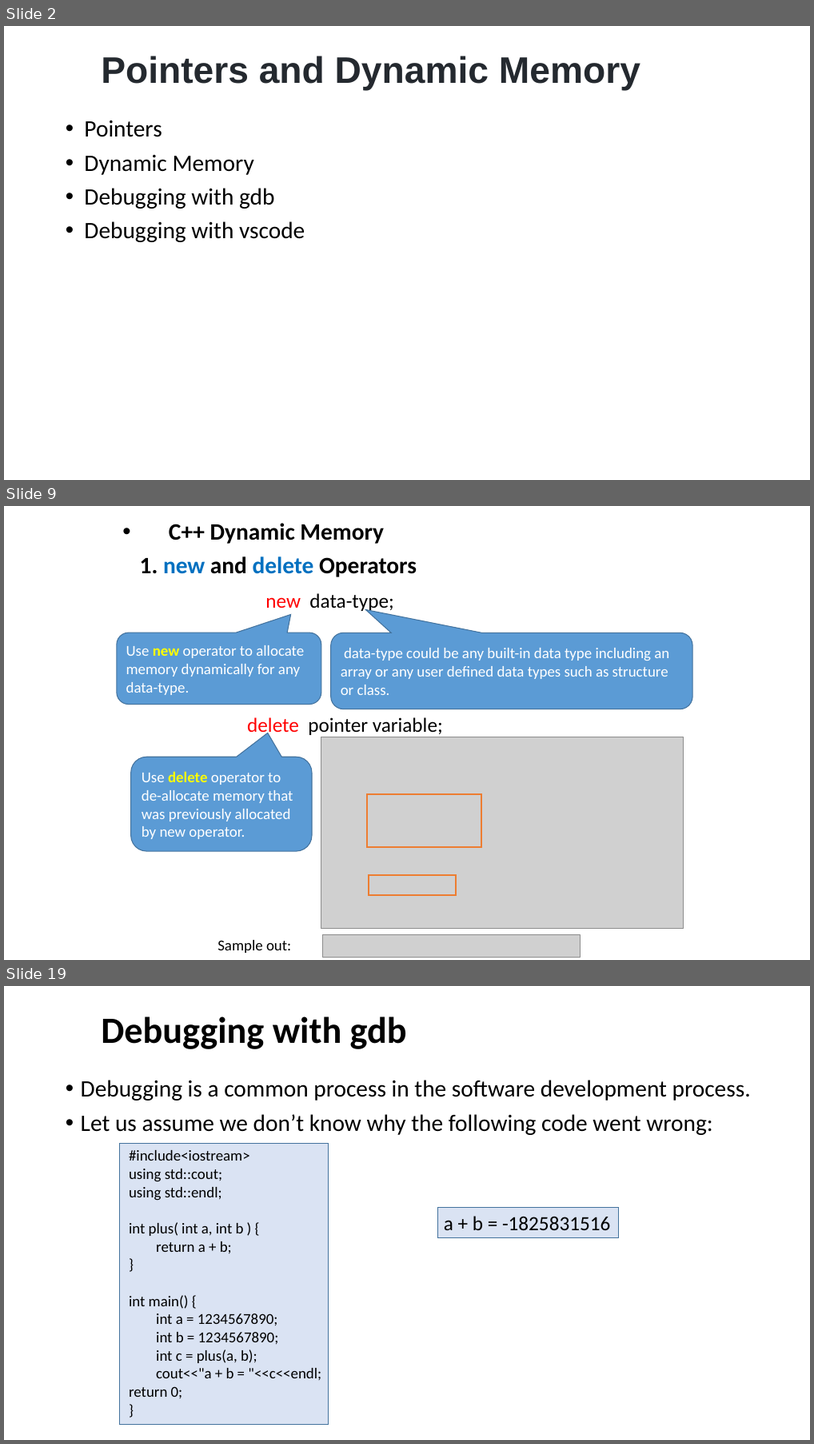
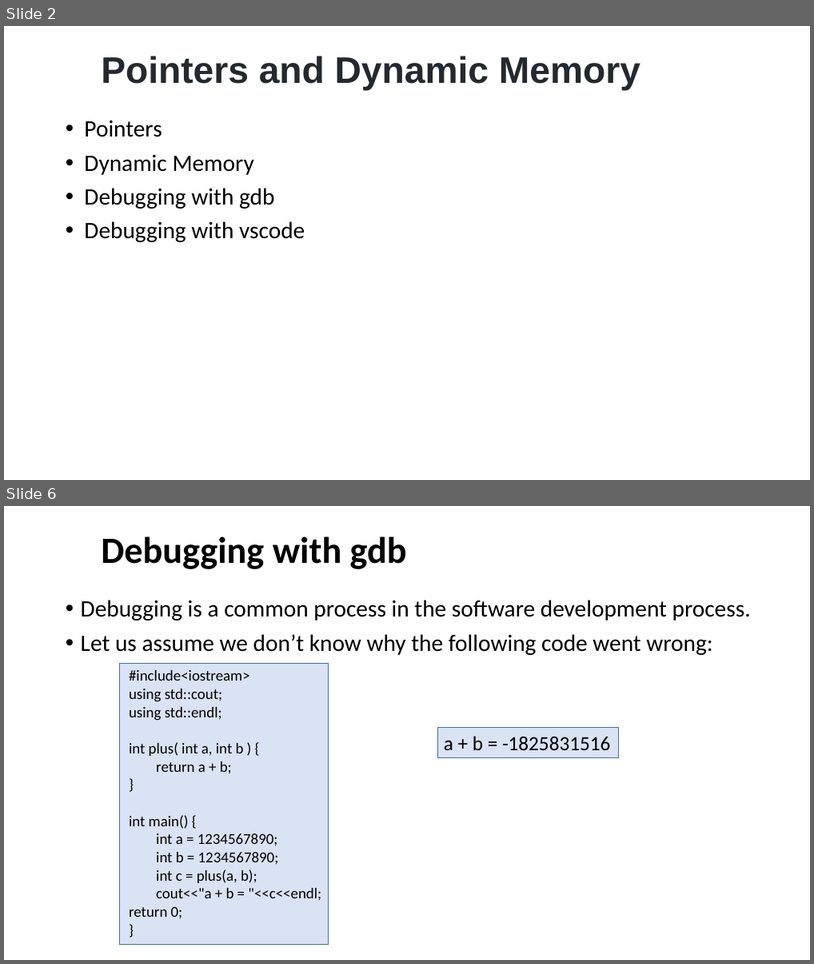
Before and after one commit to dayekuaipao/CPPLearning, a slide deck: week05/Lab05.pptx. Shown one above the other, each under a label of ours: slides 2, 9 and 19 before the commit, slides 2 and 6 after it; the slides between them are not shown. The pictures are 814x1444 and 814x964 pixels, drawn with LibreOffice and Linux fonts; fonts in the diff are those of the drawing; grey boxes stand for pictures; background and template pictures are left out. Boxes give left, top, right and bottom in pixels: in the first picture for what was removed or moved away, otherwise in the second. Text is boxed around its words. In the diff, an @@ line names an element or a change of style, - is before the commit and + after.

```diff
--- a/week05/Lab05.pptx
+++ b/week05/Lab05.pptx
@@ slide 9 removed at <box>4,506,810,960</box>, background #FFFFFF @@
@@ text removed at <box>169,523,384,544</box> @@
-• C++ Dynamic Memory
@@ text removed at <box>140,556,417,577</box> @@
-1. new and delete Operators
@@ text removed at <box>266,593,394,613</box> @@
-new data-type;
@@ rounded speech box removed at <box>117,632,322,704</box> @@
-Use new operator to allocate memory dynamically for any data-type.
@@ rounded speech box removed at <box>331,632,693,708</box> @@
-data-type could be any built-in data type including an array or any user defined data types such as structure or class.
@@ text removed at <box>247,717,443,737</box> @@
-delete pointer variable;
@@ picture removed at <box>322,736,684,928</box> @@
@@ rounded speech box removed at <box>131,756,312,851</box> @@
-Use delete operator to de-allocate memory that was previously allocated by new operator.
@@ rectangle removed at <box>367,794,482,847</box> @@
@@ rectangle removed at <box>370,875,456,895</box> @@
@@ picture removed at <box>323,934,580,957</box> @@
@@ text removed at <box>218,940,291,952</box> @@
-Sample out:
@@ what was slide 19 is now slide 6 @@
```
Also in this commit, not shown: 3 slides changed, 2 slides added, 14 other slides removed.
